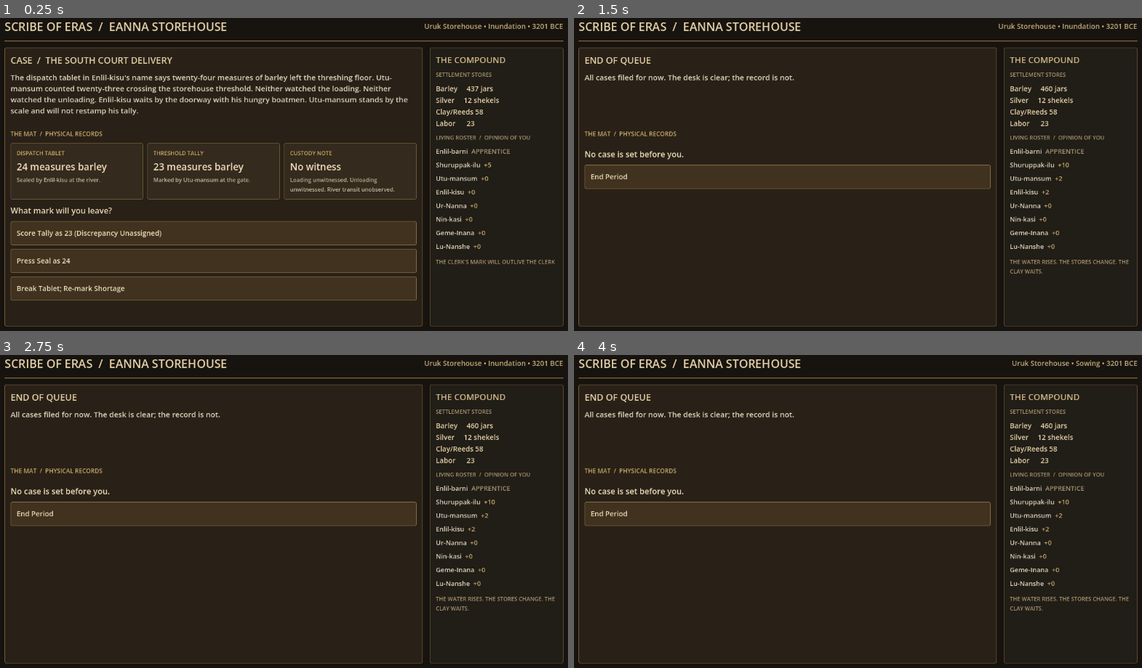
Above: before the commit, frames 1-4 (two rows, left to right).
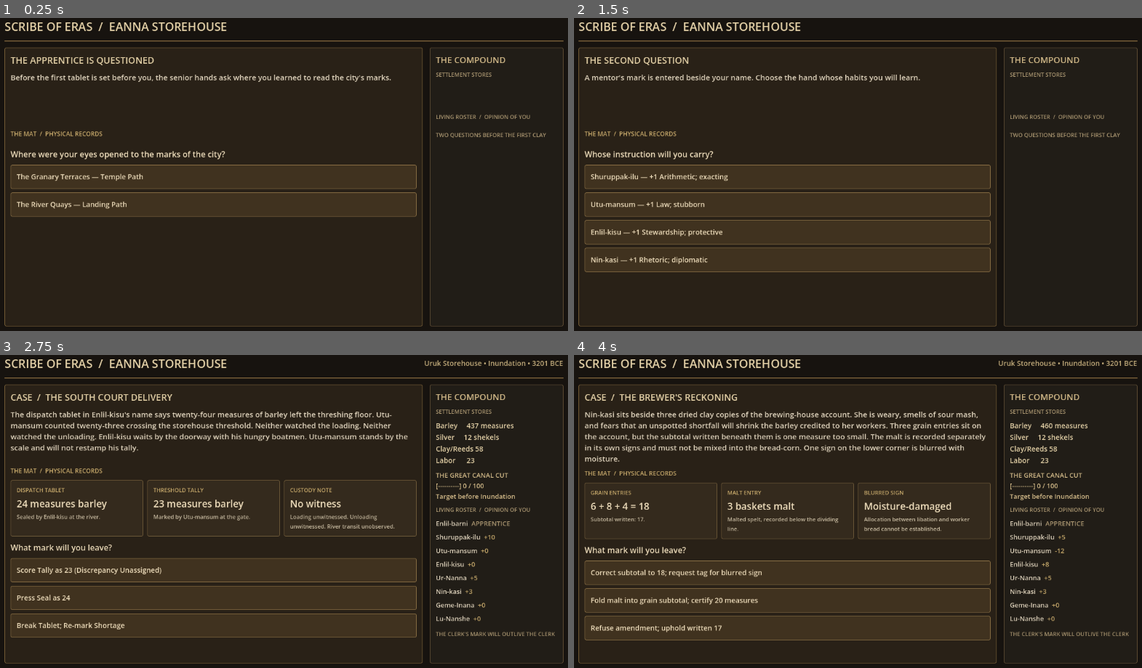
Above: after the commit, the same moments.

Repository: JawnGrimm/SoE
Game: Godot game, scene res://main.tscn
Two runs of this game, one before a commit and one after it. Both use one fixed random seed, a clock stepped at 60 frames per second and the inputs below.
Inputs (mouse positions are in pixels of both pictures, inside the frame that each line leads up to):
- Up to frame 1 (0.25 s): no input
- Up to frame 2 (1.5 s): click (789, 233) at 0.5 s, where only the run before the commit has a clickable "Score Tally as 23 (Discrepanc…"; click (789, 177) at 1.25 s, where only the run before the commit has a clickable "End Period"
- Up to frame 3 (2.75 s): click (215, 514) at 2 s, where only the run after the commit has a clickable "Shuruppak-ilu — +1 Arithmetic…"
- Up to frame 4 (4 s): click (789, 599) at 2.75 s, where only the run after the commit has a clickable "Press Seal as 24"; click "End Period" at 3.5 s

The runs differ from the first frame. In frame 1, 9.2% of the frame differs, in the area x 1-100%, y 1-91%; in frame 2, 5.0%; in frame 3, 8.5%; in frame 4, 9.8%, in the area x 1-100%, y 1-92%.

Commit message:
Wire Uruk catechism and the two-turn seasonal arc

Diff:
--- a/main.gd
+++ b/main.gd
@@ -2,7 +2,8 @@
 
 const CAMPAIGN_SEED: int = 32003200
 const CASE_15_ID: StringName = &"case_15_south_court"
-const URUK_EVENT_IDS: Array[StringName] = [&"case_15_south_court", &"case_01_sealed_vessel"]
+const CASE_01_ID: StringName = &"case_01_sealed_vessel"
+const CASE_02_ID: StringName = &"case_02_brewers_reckoning"
 const ROSTER_ORDER: Array[StringName] = [&"player_apprentice", &"shuruppak_ilu", &"utu_mansum", &"enlil_kisu", &"ur_nanna", &"nin_kasi", &"geme_inana", &"lu_nanshe"]
 
 var runner: EventRunner
@@ -13,6 +14,9 @@
 var context: EventContext
 var current_era: EraDef
 var first_case_pending := true
+var turn_two_pending := false
+var arc_complete := false
+var selected_path: StringName = &""
 var phase := "case"
 var last_opinion_deltas: Dictionary[StringName, int] = {}
 
@@ -23,6 +27,7 @@
 var prompt_label: Label
 var choices: VBoxContainer
 var stores_label: Label
+var canal_label: Label
 var roster_box: VBoxContainer
 var status_label: Label
 
@@ -127,6 +132,11 @@
 	stores_label.add_theme_font_size_override("font_size", 14)
 	stores_label.add_theme_color_override("font_color", Color("#e5d2a8"))
 	compound_box.add_child(stores_label)
+	canal_label = Label.new()
+	canal_label.autowrap_mode = TextServer.AUTOWRAP_WORD_SMART
+	canal_label.add_theme_font_size_override("font_size", 13)
+	canal_label.add_theme_color_override("font_color", Color("#d6bd8b"))
+	compound_box.add_child(canal_label)
 	var roster_title := Label.new()
 	roster_title.text = "LIVING ROSTER  /  OPINION OF YOU"
 	roster_title.add_theme_font_size_override("font_size", 11)
@@ -189,7 +199,7 @@
 	context.actor = actor
 	context.era = current_era
 	context.year = world.year
-	_schedule_next_case()
+	_show_path_catechism()
 
 func _schedule_next_case() -> void:
 	context.year = world.year
@@ -199,17 +209,71 @@
 		active_event = Registry.get_event(CASE_15_ID)
 		first_case_pending = false
 	else:
-		var pool: Array[EventTemplate] = []
-		for event_id in URUK_EVENT_IDS:
-			var event := Registry.get_event(event_id)
-			if event != null:
-				pool.append(event)
-		active_event = scheduler.pick_next_event(world, actor, pool, current_era, world.rng_narrative)
+		active_event = null
 	_refresh_compound()
 	if active_event == null:
 		_show_end_of_queue()
 	else:
 		_show_case()
+
+
+func _show_path_catechism() -> void:
+	_clear_choices()
+	phase = "catechism_path"
+	case_heading.text = "THE APPRENTICE IS QUESTIONED"
+	dossier.text = "[color=#e0d4bd]Before the first tablet is set before you, the senior hands ask where you learned to read the city's marks.[/color]"
+	_clear_records()
+	prompt_label.text = "Where were your eyes opened to the marks of the city?"
+	_add_choice("The Granary Terraces — Temple Path", _choose_path.bind(&"path_temple"))
+	_add_choice("The River Quays — Landing Path", _choose_path.bind(&"path_landing"))
+	status_label.text = "TWO QUESTIONS BEFORE THE FIRST CLAY"
+
+func _choose_path(path: StringName) -> void:
+	if phase != "catechism_path":
+		return
+	selected_path = path
+	actor.flags[path] = -1
+	if path == &"path_temple":
+		world.get_person(&"ur_nanna").opinions[actor.id] += 5
+		world.get_person(&"nin_kasi").opinions[actor.id] += 3
+		world.enqueue_form({"form_type": &"pension_roll", "subject_id": &"brewing_house_account", "urgency": 1, "year": world.year})
+	else:
+		world.get_person(&"enlil_kisu").opinions[actor.id] += 5
+		world.get_person(&"geme_inana").opinions[actor.id] += 3
+		world.enqueue_form({"form_type": &"consignment_receipt", "subject_id": &"temple_consignment", "urgency": 1, "year": world.year})
+	_show_mentor_catechism()
+
+func _show_mentor_catechism() -> void:
+	_clear_choices()
+	phase = "catechism_mentor"
+	case_heading.text = "THE SECOND QUESTION"
+	dossier.text = "[color=#e0d4bd]A mentor's mark is entered beside your name. Choose the hand whose habits you will learn.[/color]"
+	_clear_records()
+	prompt_label.text = "Whose instruction will you carry?"
+	_add_choice("Shuruppak-ilu — +1 Arithmetic; exacting", _choose_mentor.bind(&"shuruppak_ilu"))
+	_add_choice("Utu-mansum — +1 Law; stubborn", _choose_mentor.bind(&"utu_mansum"))
+	_add_choice("Enlil-kisu — +1 Stewardship; protective", _choose_mentor.bind(&"enlil_kisu"))
+	_add_choice("Nin-kasi — +1 Rhetoric; diplomatic", _choose_mentor.bind(&"nin_kasi"))
+
+func _choose_mentor(mentor_id: StringName) -> void:
+	if phase != "catechism_mentor":
+		return
+	var skill_by_mentor := {
+		&"shuruppak_ilu": [&"arithmetic", &"exacting"],
+		&"utu_mansum": [&"law", &"stubborn"],
+		&"enlil_kisu": [&"stewardship", &"protective"],
+		&"nin_kasi": [&"rhetoric", &"diplomatic"]
+	}
+	var selected: Array = skill_by_mentor[mentor_id]
+	var skill: StringName = selected[0]
+	var trait_id: StringName = selected[1]
+	actor.skills.levels[skill] = actor.skills.get_level(skill) + 1
+	if trait_id not in actor.traits:
+		actor.traits.append(trait_id)
+	var mentor: PersonEntity = world.get_person(mentor_id)
+	mentor.opinions[actor.id] = int(mentor.opinions.get(actor.id, 0)) + 5
+	_refresh_compound()
+	_schedule_next_case()
 
 func _show_case() -> void:
 	_clear_choices()
@@ -221,10 +285,14 @@
 		_add_record("DISPATCH TABLET", "24 measures barley", "Sealed by Enlil-kisu at the river.")
 		_add_record("THRESHOLD TALLY", "23 measures barley", "Marked by Utu-mansum at the gate.")
 		_add_record("CUSTODY NOTE", "No witness", "Loading unwitnessed. Unloading unwitnessed. River transit unobserved.")
-	elif active_event.id == &"case_01_sealed_vessel":
+	elif active_event.id == CASE_01_ID:
 		_add_record("PIERCED TAG", "4 jars oil", "6 linen bundles. Sender's seal intact on tag.")
 		_add_record("COURT MAT", "4 jars present", "6 bundles present. Smallest oil jar seal cracked.")
 		_add_record("CARRIER TESTIMONY", "Road was rough", "Enlil-kisu says the jar was never unstoppered.")
+	elif active_event.id == CASE_02_ID:
+		_add_record("GRAIN ENTRIES", "6 + 8 + 4 = 18", "Subtotal written: 17.")
+		_add_record("MALT ENTRY", "3 baskets malt", "Malted spelt, recorded below the dividing line.")
+		_add_record("BLURRED SIGN", "Moisture-damaged", "Allocation between libation and worker bread cannot be established.")
 	prompt_label.text = "What mark will you leave?"
 	for index in range(active_event.outcomes.size()):
 		var outcome: EventOutcome = active_event.outcomes[index]
@@ -244,6 +312,10 @@
 	context.year = world.year
 	context.era = Registry.get_era_for_year(world.year)
 	runner.resolve_outcome(active_event, active_event.outcomes[index], context)
+	if active_event.id == CASE_15_ID:
+		turn_two_pending = true
+	else:
+		arc_complete = true
 	last_opinion_deltas.clear()
 	for person_id in before:
 		var person := world.get_person(person_id)
@@ -266,9 +338,16 @@
 	if phase != "result" and phase != "end_of_queue":
 		return
 	world.advance_period()
-	_prepare_seasonal_forms()
 	last_opinion_deltas.clear()
-	_schedule_next_case()
+	if turn_two_pending:
+		turn_two_pending = false
+		active_event = Registry.get_event(CASE_02_ID if selected_path == &"path_temple" else CASE_01_ID)
+		_refresh_compound()
+		_show_case()
+	elif arc_complete:
+		_show_end_of_queue()
+	else:
+		_schedule_next_case()
 
 func _prepare_seasonal_forms() -> void:
 	# Harvest opens the South Court barley docket and the oil/textile receiving docket.
@@ -314,7 +393,10 @@
 func _refresh_compound() -> void:
 	if world == null:
 		return
-	stores_label.text = "Barley     %d jars\nSilver     %d shekels\nClay/Reeds %d\nLabor      %d" % [world.get_resource(&"barley"), world.get_resource(&"silver"), world.get_resource(&"clay_reeds"), world.get_resource(&"labor")]
+	stores_label.text = "Barley     %d measures\nSilver     %d shekels\nClay/Reeds %d\nLabor      %d" % [world.get_resource(&"barley"), world.get_resource(&"silver"), world.get_resource(&"clay_reeds"), world.get_resource(&"labor")]
+	var canal := world.get_resource(&"canal_progress")
+	var filled := int(round(float(canal) / 10.0))
+	canal_label.text = "THE GREAT CANAL CUT\n[%s%s] %d / 100\nTarget before Inundation" % ["=".repeat(filled), "-".repeat(10 - filled), canal]
 	for child in roster_box.get_children():
 		roster_box.remove_child(child)
 		child.queue_free()
